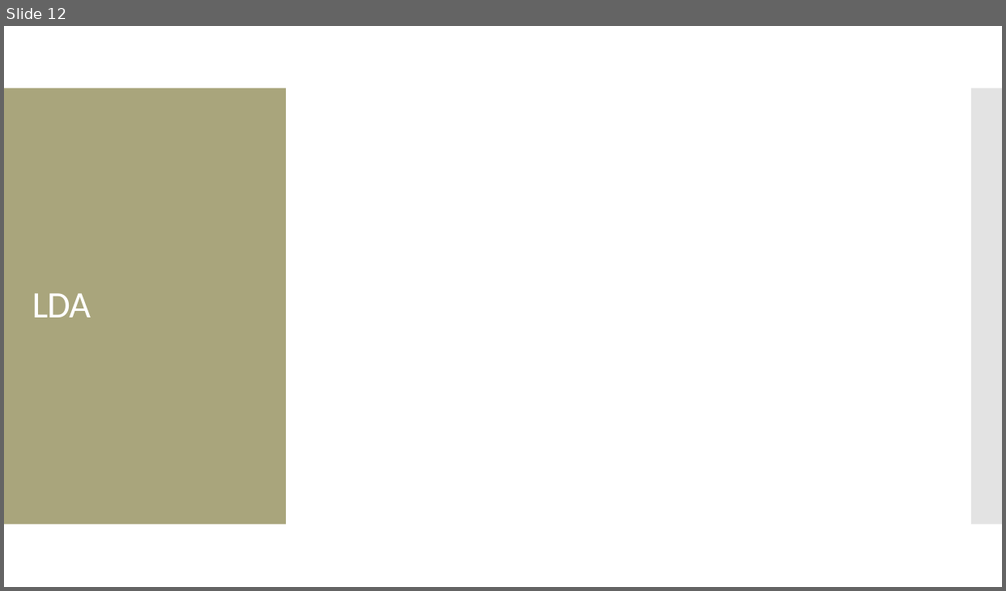
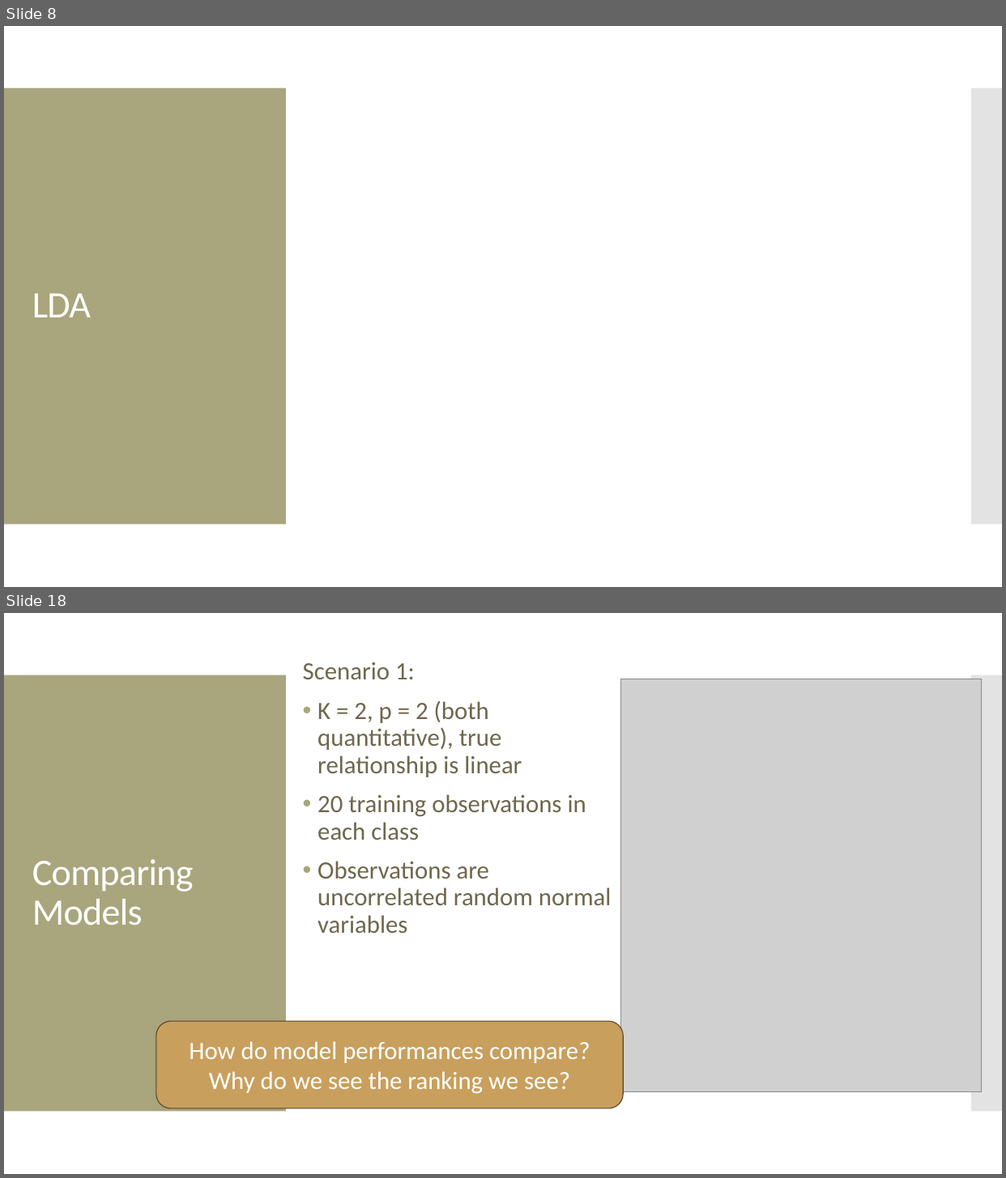
Before and after one commit to amosca01/CAIS380ML-S24, a slide deck: slides/08-QDA-naive-bayes.pptx. Shown one above the other, each under a label of ours: slide 12 before the commit, slides 8 and 18 after it; the slides between them are not shown. The pictures are 1006x591 and 1006x1178 pixels, drawn with LibreOffice and Linux fonts; fonts in the diff are those of the drawing; grey boxes stand for pictures. Boxes give left, top, right and bottom in pixels: in the first picture for what was removed or moved away, otherwise in the second. Text is boxed around its words. In the diff, an @@ line names an element or a change of style, - is before the commit and + after.

Commit message:
class

```diff
--- a/slides/08-QDA-naive-bayes.pptx
+++ b/slides/08-QDA-naive-bayes.pptx
@@ slide 18 added at (x1=4, y1=613, x2=1002, y2=1174), background #FFFFFF; not listed: 2 template elements that a slide beside it also shows @@
@@ text added at (x1=303, y1=662, x2=612, y2=933), 24 pt, text #6F664C @@
+Scenario 1:
+• K = 2, p = 2 (both quantitative), true relationship is linear
+• 20 training observations in each class
+• Observations are uncorrelated random normal variables
@@ picture added at (x1=621, y1=679, x2=982, y2=1093) @@
@@ title added at (x1=32, y1=859, x2=194, y2=926), 36 pt, text #FFFFFF @@
+Comparing Models
@@ rounded rectangle added at (x1=156, y1=1022, x2=623, y2=1110), fill #C89F5D, outline #584629 0.85 pt, 24 pt, text #FFFFFF @@
+How do model performances compare? Why do we see the ranking we see?
@@ what was slide 12 is now slide 8 @@
```
Also in this commit, not shown: 3 slides changed, 14 other slides added, 31 slides removed, 9 other files.
